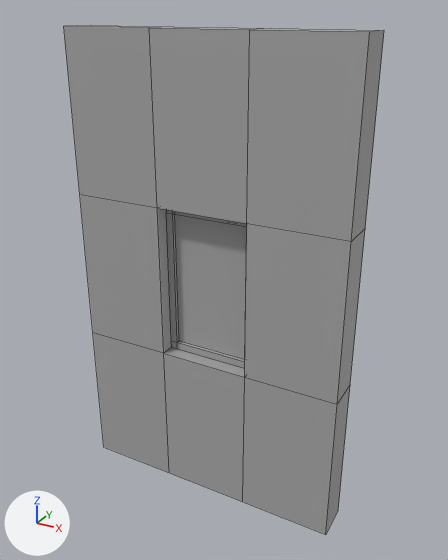
The FBX model Assets/FBX/grp_SmallWindow.fbx, before and after one commit.
The view is the same before and after, from a 50 mm camera at (2.23, -2.46, 2.58) aimed at (0.8, 0.14, 1.28). The lights are fixed; the arrows at lower left show +X, +Y and +Z. Mesh edges are drawn as thin lines. Where no turn or scale is listed for an object, it has been applied to the vertices.

The first picture shows 'geo_WallwindowSmall', 'geo_WindowSmall'.
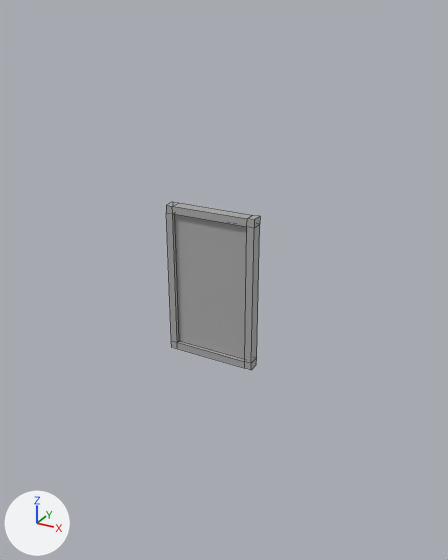
Where the newer file only moved an object's origin or applied its transform, the numbers keep the older frame.

Boxes (x1, y1, x2, y2) around the edits, measured in the pictures (448 x 560 px):
'geo_WallwindowSmall', deleted
    before: (64, 25, 384, 534)

What changed in the scene script:
```text
Remove ob_geo_wallwindowsmall:
    ob_geo_wallwindowsmall = bpy.data.objects.new('geo_WallwindowSmall', me_mesh_001)
    ob_geo_wallwindowsmall.location = (0.0, 0.0, 0.0)
```
